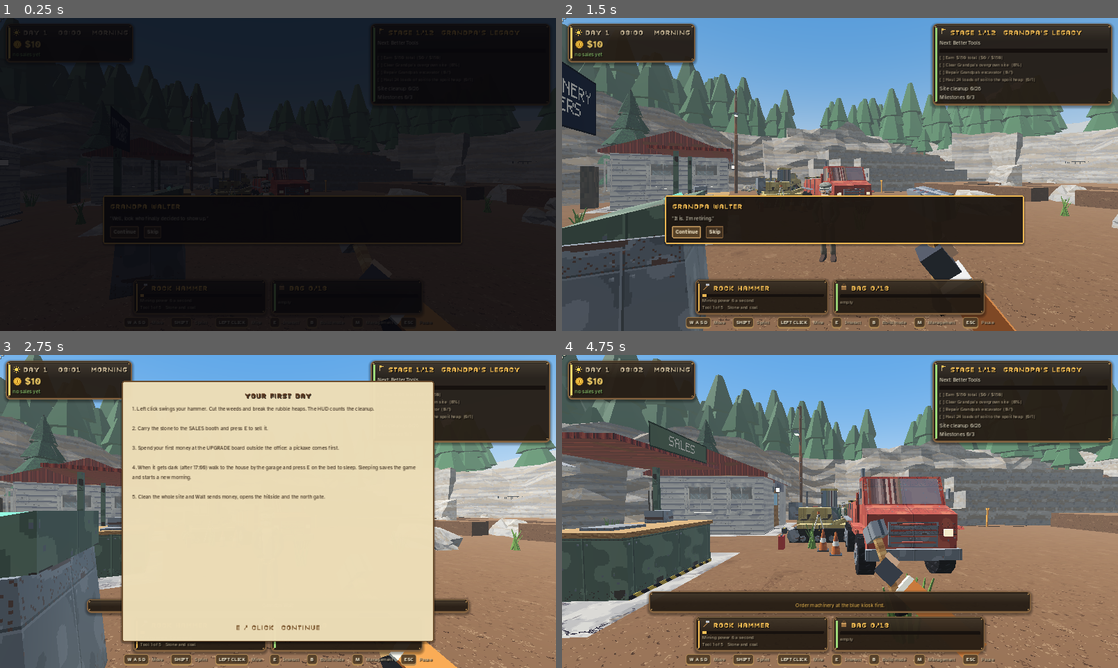
Above: before the commit, frames 1-4 (two rows, left to right).
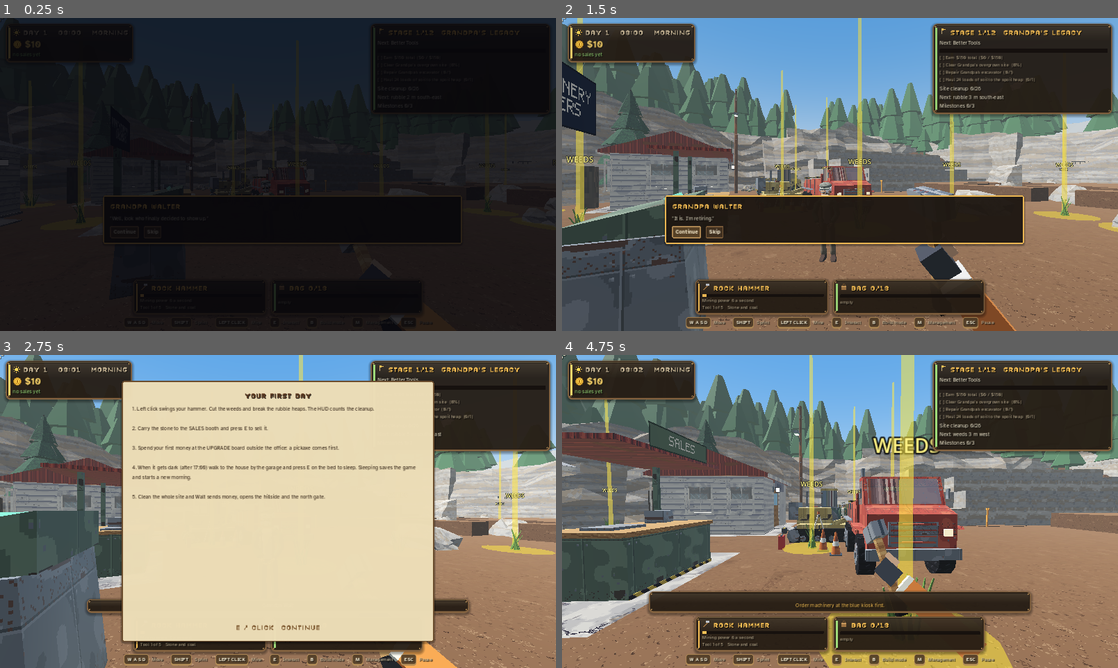
Above: after the commit, the same moments.

Repository: jafetmora79-lab/Quarry-Days
Game: Godot game, scene res://Main.tscn
Same seed, same stepped clock (60 frames per second), same inputs: the game is played once before the commit and once after it.
Inputs (mouse positions are in pixels of both pictures, inside the frame that each line leads up to):
- Up to frame 1 (0.25 s): no input
- Up to frame 2 (1.5 s): click "Continue" at 0.5 s; click "Continue" at 1.25 s
- Up to frame 3 (2.75 s): click "Skip" at 2 s
- Up to frame 4 (4.75 s): tap Enter at 2.75 s; move the mouse to (962, 495) at 2.77 s; hold D (move_right) 2.78-3.53 s; hold E (interact) 2.78-3.53 s; click (962, 495) at 2.92 s; tap Space at 3.02, 3.77 s; move the mouse to (812, 511) at 3.52 s; hold W (move_forward) from 3.53 s (still down); tap P (place_machine) at 3.6 s; click (812, 511) at 3.67 s; move the mouse to (851, 505) at 4.27 s; hold R (rotate_machine) from 4.28 s (still down); click (851, 505) at 4.42 s

The runs differ from the first frame. In frame 1, 0.1% of the frame differs, in the area x 4-98%, y 26-49%; in frame 2, 3.7%; in frame 3, 1.6%; in frame 4, 6.6%, in the area x 7-100%, y 0-100%.

Commit message:
Cleanup beacons and HUD pointer; excavator cab spins with the mouse while WASD drives the tracks
Co-Authored-By: Claude Sonnet 5.5 <noreply@anthropic.com>
Claude-Session: https://claude.ai/code/session_01BdFm1yVtnu8eVQTLcJwNBQ

Diff:
--- a/scripts/main.gd
+++ b/scripts/main.gd
@@ -587,8 +587,73 @@
 		if not weed:
 			var left: int = prog.heap_units_left(str(id))
 			vis.scale = Vector3.ONE * lerpf(0.5, 1.0, float(left) / float(maxi(1, int(prog.cleanup_cfg().get("heap_units", 5)))))
+		_cleanup_beacon(body, weed)
 		world.add_child(body)
 		cleanup_nodes[id] = body
+
+## A tall yellow beam, a ground ring and a label on every item still left, so the last one is never lost in the grass.
+func _cleanup_beacon(body: Node3D, weed: bool) -> void:
+	var glow := StandardMaterial3D.new()
+	glow.albedo_color = Color(1.0, 0.82, 0.2, 0.55)
+	glow.emission_enabled = true
+	glow.emission = Color(1.0, 0.75, 0.15)
+	glow.emission_energy_multiplier = 1.4
+	glow.transparency = BaseMaterial3D.TRANSPARENCY_ALPHA
+	glow.shading_mode = BaseMaterial3D.SHADING_MODE_UNSHADED
+	var beam := MeshInstance3D.new()
+	var cm := CylinderMesh.new()
+	cm.top_radius = 0.05
+	cm.bottom_radius = 0.09
+	cm.height = 7.0
+	cm.radial_segments = 6
+	beam.mesh = cm
+	beam.material_override = glow
+	beam.position = Vector3(0, 3.5, 0)
+	beam.name = "Beacon"
+	beam.cast_shadow = GeometryInstance3D.SHADOW_CASTING_SETTING_OFF
+	body.add_child(beam)
+	var ring := MeshInstance3D.new()
+	var rm := CylinderMesh.new()
+	rm.top_radius = 1.0 if weed else 1.3
+	rm.bottom_radius = rm.top_radius
+	rm.height = 0.03
+	rm.radial_segments = 14
+	ring.mesh = rm
+	ring.material_override = glow
+	ring.position = Vector3(0, 0.03, 0)
+	ring.cast_shadow = GeometryInstance3D.SHADOW_CASTING_SETTING_OFF
+	body.add_child(ring)
+	var lb := Label3D.new()
+	lb.text = "WEEDS" if weed else "RUBBLE"
+	lb.billboard = BaseMaterial3D.BILLBOARD_ENABLED
+	lb.no_depth_test = true
+	lb.font_size = 28
+	lb.pixel_size = 0.008
+	lb.outline_size = 8
+	lb.modulate = Color(1.0, 0.9, 0.4)
+	lb.position = Vector3(0, 2.2, 0)
+	lb.visibility_range_end = 45.0
+	body.add_child(lb)
+
+## 8-point compass word for a world offset (north is -Z, east is +X).
+func _compass(d: Vector3) -> String:
+	var a := fposmod(atan2(d.x, -d.z), TAU)
+	return ["north", "north-east", "east", "south-east", "south", "south-west", "west", "north-west"][int(round(a / (TAU / 8.0))) % 8]
+
+## The nearest cleanup item still left: {"id", "dist", "dir"} or {}.
+func nearest_cleanup() -> Dictionary:
+	var here: Vector3 = driving.global_position if driving else player.global_position
+	var best := {}
+	var bd := INF
+	for id in prog.cleanup_ids():
+		if prog.cleanup["cleared"].get(id, false):
+			continue
+		var p2: Vector2 = prog.cleanup_pos(str(id))
+		var d := Vector3(p2.x, 0.0, p2.y) - Vector3(here.x, 0.0, here.z)
+		if d.length() < bd:
+			bd = d.length()
+			best = {"id": str(id), "dist": d.length(), "dir": _compass(d), "weed": str(id).begins_with("w")}
+	return best
 
 ## One strike on a weed clump or rubble heap. Weeds fall after `weed_hp` damage; a heap gives one stone (into the
 ## bag) per `heap_unit_hp` damage and is gone when its stone is used up. Nothing is lost when the bag is full.
@@ -654,7 +719,13 @@
 		hud.popup_resource("copper_ore", 1, "Weeds cut")
 	var last := prog.clear_cleanup_item(id)
 	if not last:
-		_notify("Site cleanup: %d left." % prog.cleanup_left())
+		var nx := nearest_cleanup()
+		var more := ""
+		if not nx.is_empty():
+			more = " Nearest: %s, %d m %s - follow the yellow beam." % ["weeds" if nx["weed"] else "rubble", int(nx["dist"]), nx["dir"]]
+		_notify("Site cleanup: %d left.%s" % [prog.cleanup_left(), more])
+		if prog.cleanup_left() <= 3 and hud:
+			hud.toast("Almost clean", "%d left. Look for the yellow beams." % prog.cleanup_left(), "info")
 
 ## The whole site is clean: Walt's letter arrives with money, and the hillside opens.
 func _on_site_cleared() -> void:
@@ -4176,7 +4247,7 @@
 		elif soil_target(driving) >= 0:
 			hint = "  >> HOLD LEFT CLICK dig soil"
 		else:
-			hint = "  ARROWS swing/boom  Z X stick  C V bucket  N survey"
+			hint = "  WASD tracks  MOUSE spins the cab  UP/DOWN boom  Z X stick  C V bucket  N survey"
 	var controls := "WASD drive  Mouse look  %sright click %s  Space brake  R recover  E exit" % [lmb, "dump bucket" if driving.has_bucket() else "raise bed / unload"]
 	return "%s  %.1f m/s   %s %d/%d%s%s" % [str(rec.get("name", fleet.spec(driving.vtype)["title"])).to_upper(), absf(driving.speed), load_label, fleet.cargo_total(rec), fleet.capacity(rec), cargo, hint]
 
@@ -5476,6 +5547,9 @@
 	var lines := []
 	if prog.cleanup_active():
 		lines.append("Site cleanup %d/%d" % [prog.cleanup_total() - prog.cleanup_left(), prog.cleanup_total()])
+		var nx := nearest_cleanup()
+		if not nx.is_empty():
+			lines.append("%s: %s %d m %s" % ["LAST ONE" if prog.cleanup_left() == 1 else "Next", "weeds" if nx["weed"] else "rubble", int(nx["dist"]), nx["dir"]])
 	var done := 0
 	for id in Business.MILESTONES:
 		if business.milestones[id]:
--- a/scripts/vehicle.gd
+++ b/scripts/vehicle.gd
@@ -181,7 +181,10 @@
 # ------------------------------------------------------------------ driving
 
 func rotate_camera(rel: Vector2) -> void:
-	cam_yaw -= rel.x * 0.003
+	if vkind == "excavator" and turret != null:
+		swing = wrapf(swing - rel.x * 0.003, -PI, PI)      # the mouse spins the cab on its slewing ring; the tracks stay put (WASD)
+	else:
+		cam_yaw -= rel.x * 0.003
 	cam_pitch = clampf(cam_pitch - rel.y * 0.003, -1.1, 0.25)
 
 func control(delta: float) -> void:
@@ -279,7 +282,7 @@
 
 func _animate(delta: float) -> void:
 	if driven:
-		cam_pivot.rotation = Vector3(cam_pitch, cam_yaw, 0)
+		cam_pivot.rotation = Vector3(cam_pitch, swing if (vkind == "excavator" and turret != null) else cam_yaw, 0)
 		_pull_camera_in()
 		if absf(speed) > 1.0:
 			cam_yaw = lerp_angle(cam_yaw, 0.0, delta * 0.6)
@@ -358,7 +361,7 @@
 		_keys_live = false         # the driver got out with a key held
 		for k in joint_in:
 			joint_in[k] = 0.0
-	swing = clampf(swing + float(joint_in["swing"]) * 1.1 * delta, -PI * 0.75, PI * 0.75)
+	swing = wrapf(swing + float(joint_in["swing"]) * 1.1 * delta, -PI, PI)
 	boom_m = clampf(boom_m + float(joint_in["boom"]) * 0.9 * delta, -1.0, 1.0)
 	stick_m = clampf(stick_m + float(joint_in["stick"]) * 0.9 * delta, -1.0, 1.0)
 	curl_m = clampf(curl_m + float(joint_in["curl"]) * 0.9 * delta, -1.0, 1.0)
--- a/tests/test_phase10_fixes.gd
+++ b/tests/test_phase10_fixes.gd
@@ -41,6 +41,27 @@
 	check(game.delivery.open_amount < 0.02, "the garage door stays shut with the player right at it")
 	var gw = game.world.get_node_or_null("ServiceTunnel")
 	check(gw != null and gw.get_child_count() > 20, "a tunnel with road, walls and lamps stands behind the portal")
+	# the cleanup is outlined: a beam, ring and label on every item left, and the HUD points at the nearest
+	var left: int = game.prog.cleanup_left()
+	var beams := 0
+	for nd in game.cleanup_nodes.values():
+		if is_instance_valid(nd) and nd.get_node_or_null("Beacon") != null:
+			beams += 1
+	check(left > 0 and beams == left, "every cleanup item left carries a beacon (%d of %d)" % [beams, left])
+	var nxt: Dictionary = game.nearest_cleanup()
+	check(not nxt.is_empty() and game.hud_status_text().contains("Next:") and game.hud_status_text().contains(str(nxt["dir"])), "the HUD names the nearest item and its direction")
+	# no item is hidden inside a machine or a boulder
+	var buried := []
+	for id in game.prog.cleanup_ids():
+		if game.prog.cleanup["cleared"].get(id, false):
+			continue
+		var p2: Vector2 = game.prog.cleanup_pos(str(id))
+		var q := PhysicsPointQueryParameters3D.new()
+		q.position = Vector3(p2.x, 0.6, p2.y)
+		q.collision_mask = 1 | 8
+		if not game.get_world_3d().direct_space_state.intersect_point(q, 1).is_empty():
+			buried.append(id)
+	check(buried.is_empty(), "no cleanup item is buried inside a solid %s" % str(buried))
 	# the old truck waits by the excavator; when Grandpa leaves he walks to it, climbs in and drives out along the lane
 	check(game.truck_node != null, "Walter's truck is still parked while Grandpa waits by the excavator")
 	game._spawn_walter()
--- a/tests/test_phase10_geology.gd
+++ b/tests/test_phase10_geology.gd
@@ -98,6 +98,9 @@
 		v.joint_in["swing"] = 0.0
 		check(v.swing > 0.8 and absf(v.turret.rotation.y - v.swing) < 0.01, "the upper body swings")
 		check(v.work_point().distance_to(w0) > 1.0, "the bucket's reach follows the swing")
+		var sw0: float = v.swing
+		v.rotate_camera(Vector2(-200.0, 0.0))
+		check(absf(angle_difference(v.swing, sw0)) > 0.4, "the mouse spins the cab")
 		var w1: Vector3 = v.work_point()
 		v.joint_in["stick"] = 1.0
 		await frames(60)
